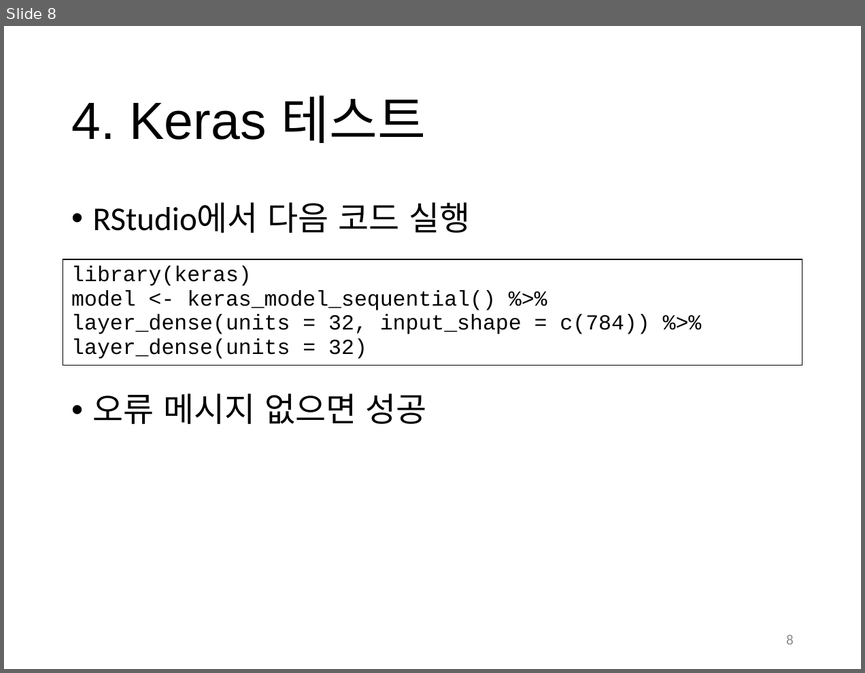
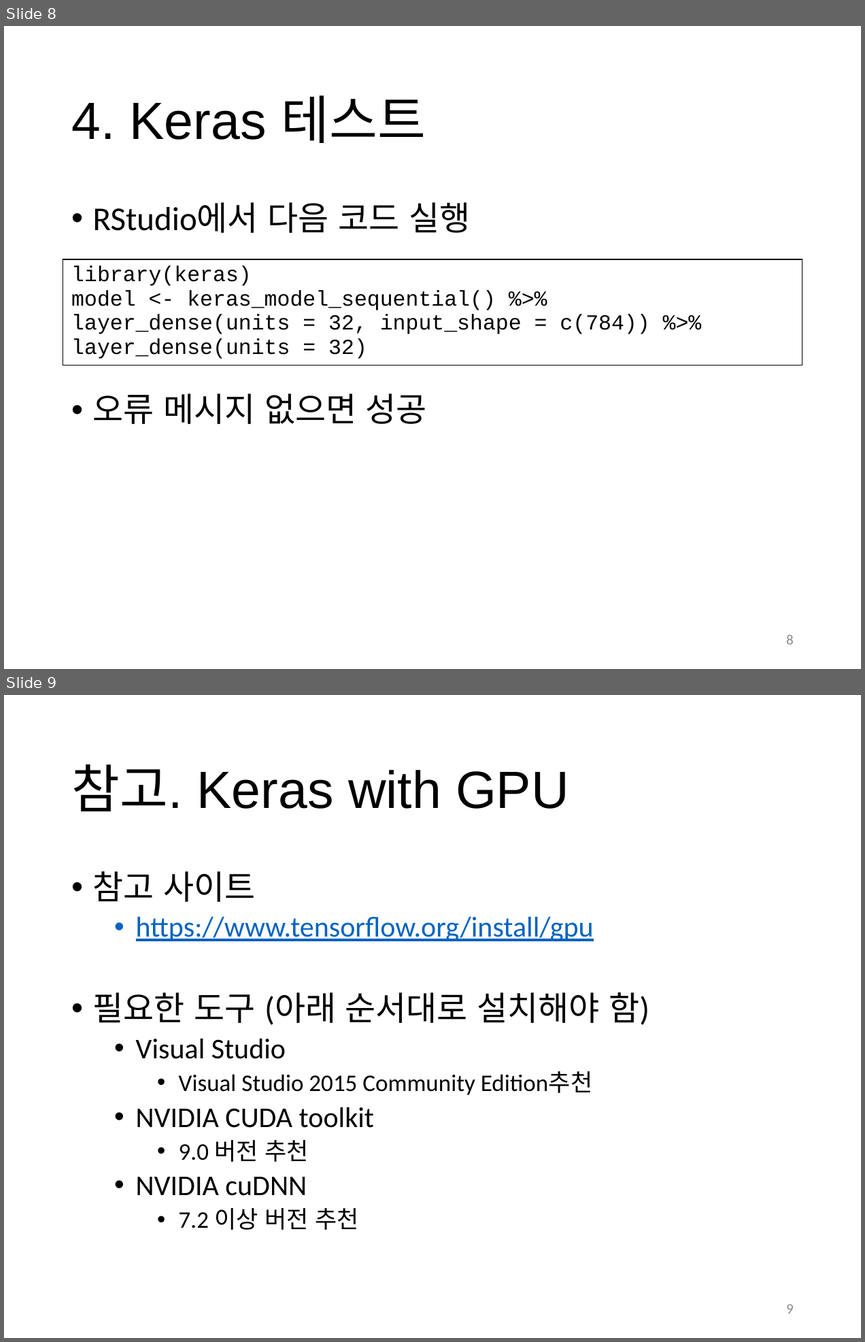
Before and after one commit to clingku/keras_study, a slide deck: slides/00_keras_R_setting_on_windows.pptx. Shown one above the other, each under a label of ours: slide 8 before the commit, slides 8 and 9 after it. The pictures are 865x673 and 865x1342 pixels, drawn with LibreOffice and Linux fonts; fonts in the diff are those of the drawing. Boxes give left, top, right and bottom in pixels: in the first picture for what was removed or moved away, otherwise in the second. Text is boxed around its words. In the diff, an @@ line names an element or a change of style, - is before the commit and + after.

```diff
--- a/slides/00_keras_R_setting_on_windows.pptx
+++ b/slides/00_keras_R_setting_on_windows.pptx
@@ slide 9 added at [4, 695, 861, 1338], background #FFFFFF @@
@@ title added at [71, 764, 569, 811], 44 pt, text #000000 @@
+참고. Keras with GPU
@@ text added at [93, 871, 649, 1229], 24 pt, text #000000 @@
+• 참고 사이트
+  • https://www.tensorflow.org/install/gpu
+• 필요한 도구 (아래 순서대로 설치해야 함)
+  • Visual Studio
+    • Visual Studio 2015 Community Edition추천
+  • NVIDIA CUDA toolkit
+    • 9.0 버전 추천
+  • NVIDIA cuDNN
+    • 7.2 이상 버전 추천
@@ page number added at [786, 1304, 793, 1313], 12 pt, text #8C8C8C @@
+9
```
Also in this commit, not shown: 4 other slides added.
